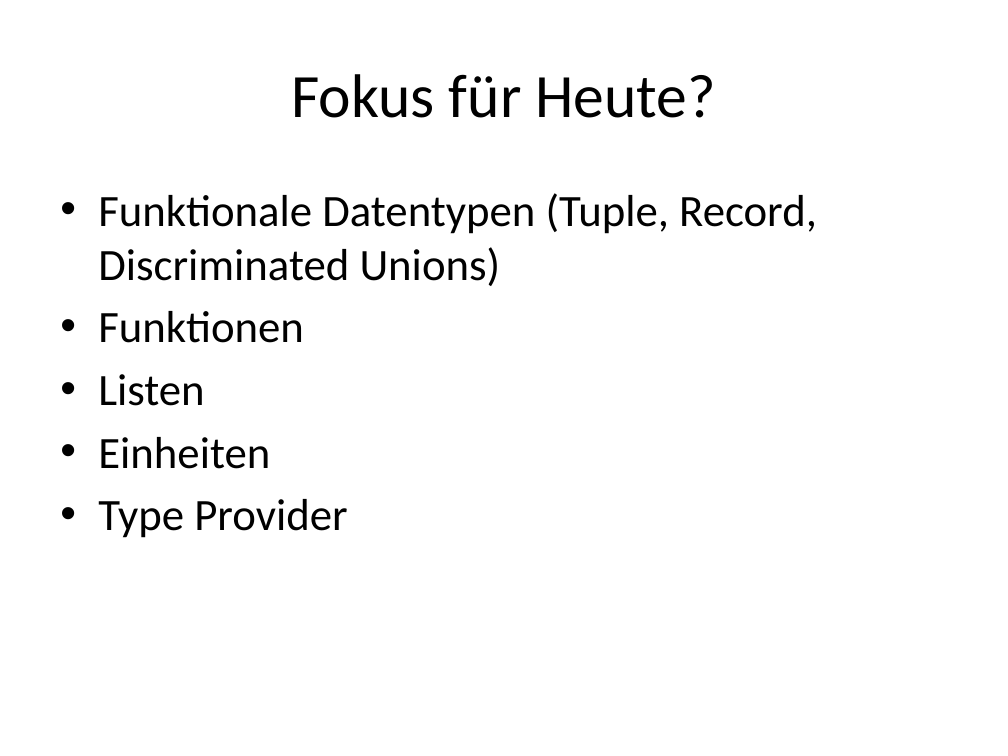
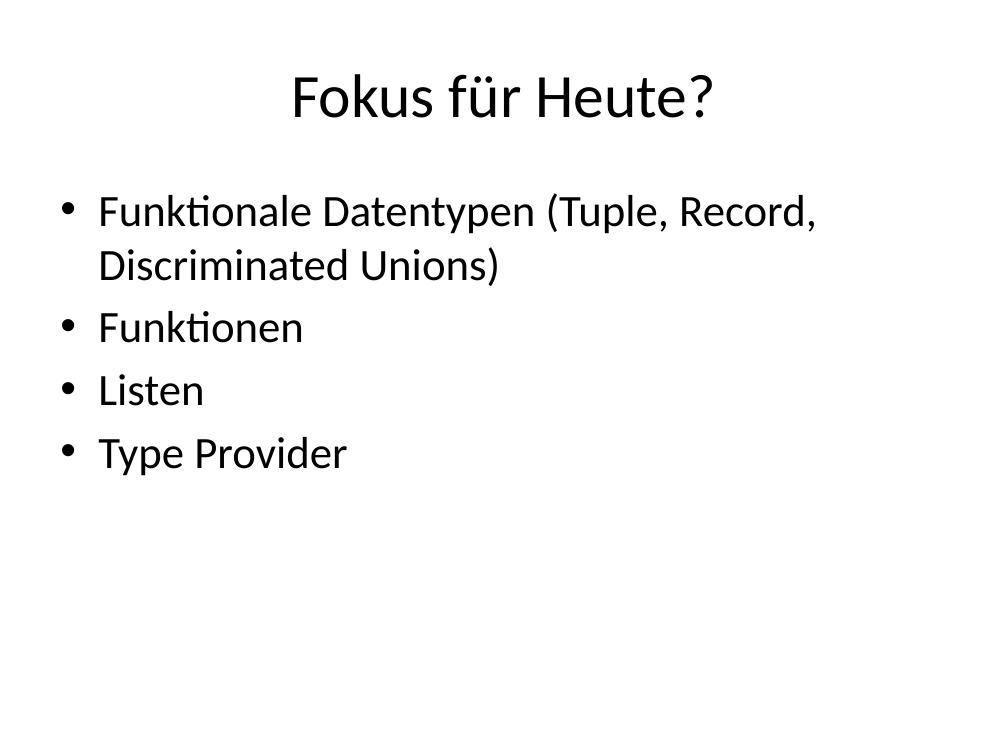
Before and after one commit to nasserbrake/Spartakiade2017, a slide deck: slide 16 of FSharp.pptx (slide 17 before the commit). Drawn at 1008x756 pixels with LibreOffice and Linux fonts; fonts in the diff are those of the drawing. Boxes give left, top, right and bottom in pixels: in the first picture for what was removed or moved away, otherwise in the second. Text is boxed around its words. In the diff, an @@ line names an element or a change of style, - is before the commit and + after.

```diff
--- a/FSharp.pptx
+++ b/FSharp.pptx
@@ text at bbox=[98, 437, 270, 469]: paragraph removed @@
-• Einheiten
```
Also in this commit, not shown: 1 slide added, 1 slide removed, 2 other files.
